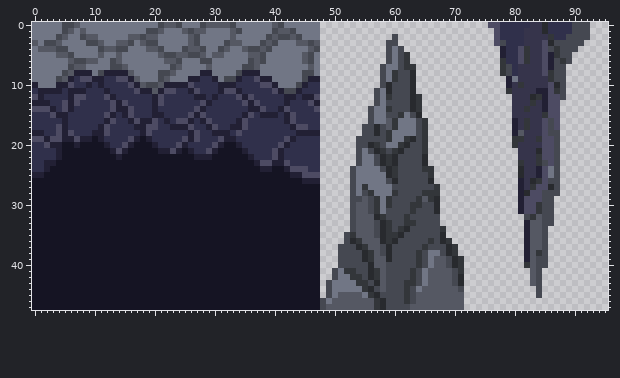
One commit to this sprite sheet: Assets/Sprites/CaveTileSet.png. The picture above is the old version.
The file is 96x48 pixels. Colours within 5 levels of each other are drawn and written as one.
The result:
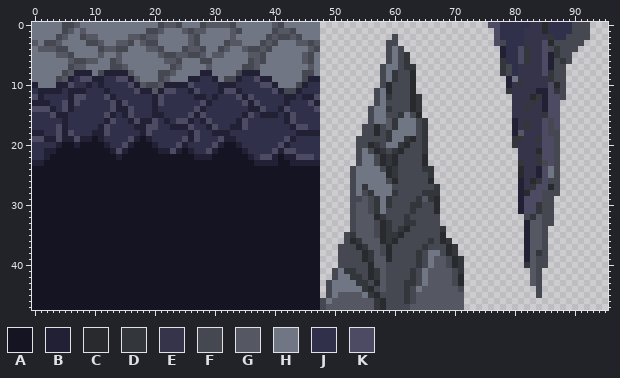
Palette (. is transparent): A #151423  B #222034  C #282a2e  D #33363a  E #36344b  F #454851  G #555863  H #717685  J #30304b  K #4d4b63
Changes in this commit:
@@ x 0..49 @@
 17 JJJJKBJJJJJBKJJJJBBKKJJBBBKJJBKJJBBKJJJJJJJBKKJJ..
-18 BBJJKBKJJJBBKJJJJJBKJJJJJJBKJJBBBJKJJJJJJJJJBBBB..
-19 KKBKKBBKBBABJJJJKBABJJJJJKBKJJJKBBJJJJJJJJKBJJJJ..
-20 JJKBBAABAAAABJJKBAAABJJJKBJJJJKBAABJJJJJJKBJJJJJ..
-21 JJJJBAAAAAAAABKBAAAAABBKBABJJKBAAAABJJJJKBJJJJJJ..
-22 JJJJBAAAAAAAAABAAAAAAAAAAAABBBAAAAAABJJJKBJJJJJJ..
-23 JJBBAAAAAAAAAAAAAAAAAAAAAAAAAAAAAAAAABKKBBKJJJJJ..
-24 JJBAAAAAAAAAAAAAAAAAAAAAAAAAAAAAAAAAAABBAABKKKJJ..
-25 BBAAAAAAAAAAAAAAAAAAAAAAAAAAAAAAAAAAAAAAAAABBKKK..
-26 AAAAAAAAAAAAAAAAAAAAAAAAAAAAAAAAAAAAAAAAAAAAABBB..
+18 BBJJKBKJJJBBKJJJJJBKJJJJJJBKJJBBBJJJJJJJJJJJBBBB..
+19 KKBBKBBKBBABJJJJKBABJJJJJKBKJJJKBBJJJJJJJJKBJJJJ..
+20 JJJJBAABAAAABJJKBAAABJJJKBJJJJKBAABJJJJJJKBJJJJJ..
+21 JJBBAAAAAAAAABKBAAAAABBKBABJJKBAAAABJJJJKBKKJJJJ..
+22 JJBAAAAAAAAAAABAAAAAAAAAAAABBBAAAAAABJKKBABBKKKJ..
+23 BBAAAAAAAAAAAAAAAAAAAAAAAAAAAAAAAAAAABBBBAABBBBB..
+24 AAAAAAAAAAAAAAAAAAAAAAAAAAAAAAAAAAAAAAAAAAAAAAAA..
+25 AAAAAAAAAAAAAAAAAAAAAAAAAAAAAAAAAAAAAAAAAAAAAAAA..
+26 AAAAAAAAAAAAAAAAAAAAAAAAAAAAAAAAAAAAAAAAAAAAAAAA..
 27 AAAAAAAAAAAAAAAAAAAAAAAAAAAAAAAAAAAAAAAAAAAAAAAA..
